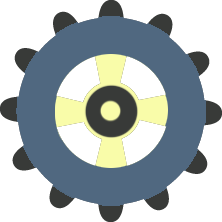
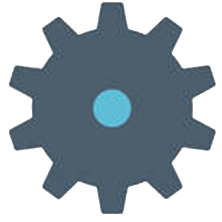
Layered file, before and after one edit (w=222, h=222). Changes by layer:
added layer "Слой 5" above "Слой 4" over (8, 2, 216, 215)
moved "Слой 3" into group "Группа 1" over (84, 84, 139, 139)
moved "circle" into group "Группа 1" over (16, 16, 206, 206)
moved "axises" into group "Группа 1" over (53, 53, 170, 170)
moved "background_teeth" into group "Группа 1" over (0, 0, 222, 222)
